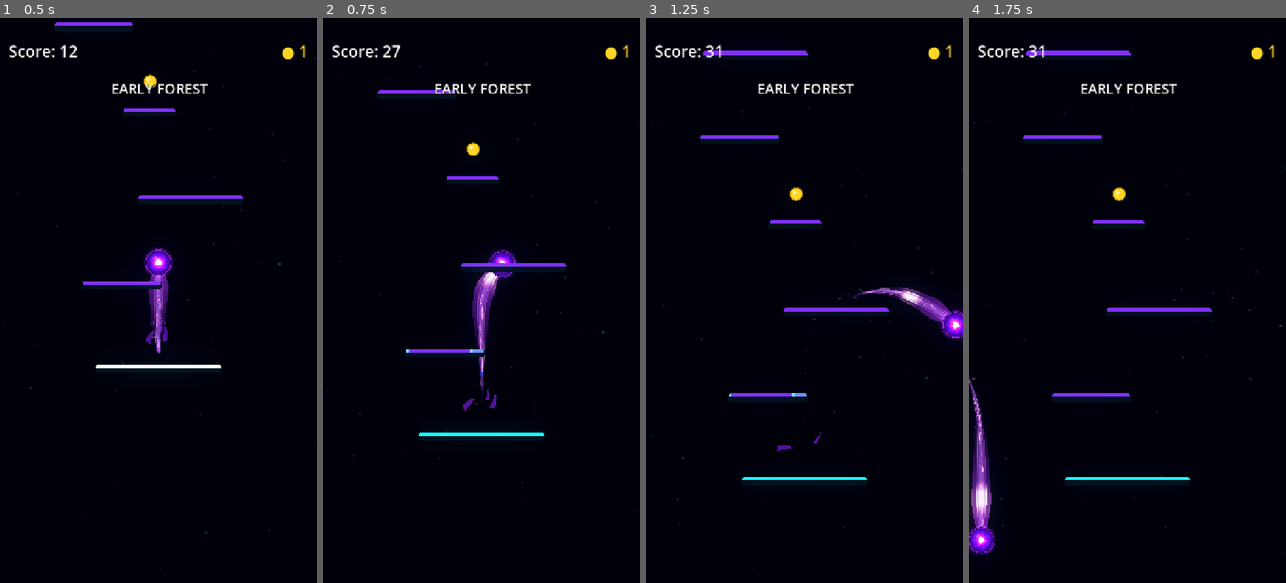
Above: before the commit, frames 1-4 (left to right).
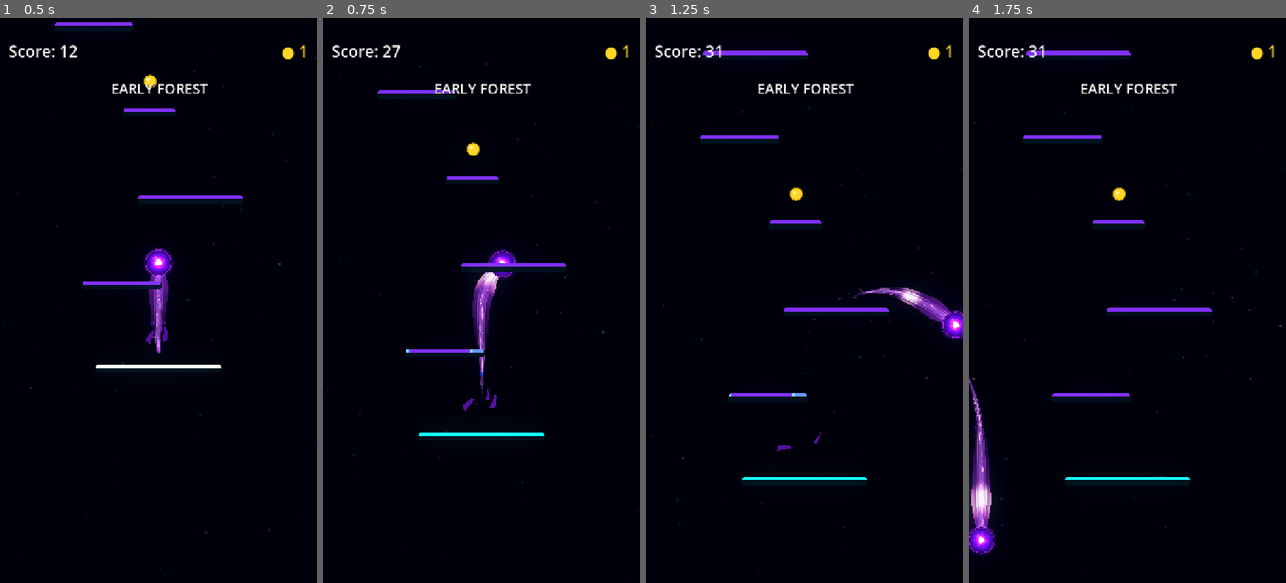
Above: after the commit, the same moments.

Repository: Kryodo/TowerJump
Game: Godot game, scene res://scenes/main.tscn
Same seed, same stepped clock (60 frames per second), same inputs: the game is played once before the commit and once after it.
Inputs (mouse positions are in pixels of both pictures, inside the frame that each line leads up to):
- Up to frame 1 (0.5 s): no input
- Up to frame 2 (0.75 s): move the mouse to (551, 272) at 0.52 s; hold Right (ui_right) from 0.53 s (still down); click (551, 272) at 0.67 s
- Up to frame 3 (1.25 s): keep holding Right (ui_right)
- Up to frame 4 (1.75 s): release Right (ui_right) at 1.25 s; drag from (1064, 328) to (1117, 193) at 1.27 s

Frame 1 is identical in both runs. In frame 2, less than 0.1% of the frame differs, in the area x 47-56%, y 45-49%; in frame 3, less than 0.1%; in frame 4, 0.1%, in the area x 0-8%, y 83-89%.

Commit message:
Ensure aura shader receives normalized trail UVs

Diff:
--- a/scenes/ball.tscn
+++ b/scenes/ball.tscn
@@ -211,6 +211,7 @@
 width = 40.0
 width_curve = SubResource("Curve_iijjg")
 gradient = SubResource("Gradient_f7kxq")
+texture_mode = 2
 joint_mode = 2
 begin_cap_mode = 2
 end_cap_mode = 2
